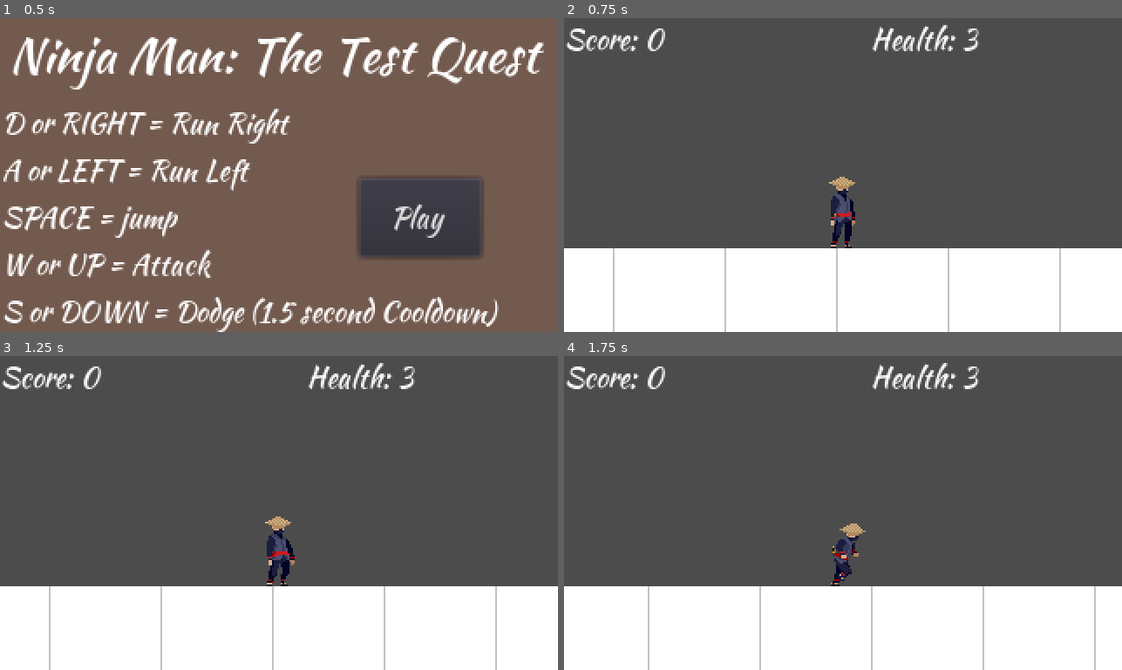
Above: before the commit, frames 1-4 (two rows, left to right).
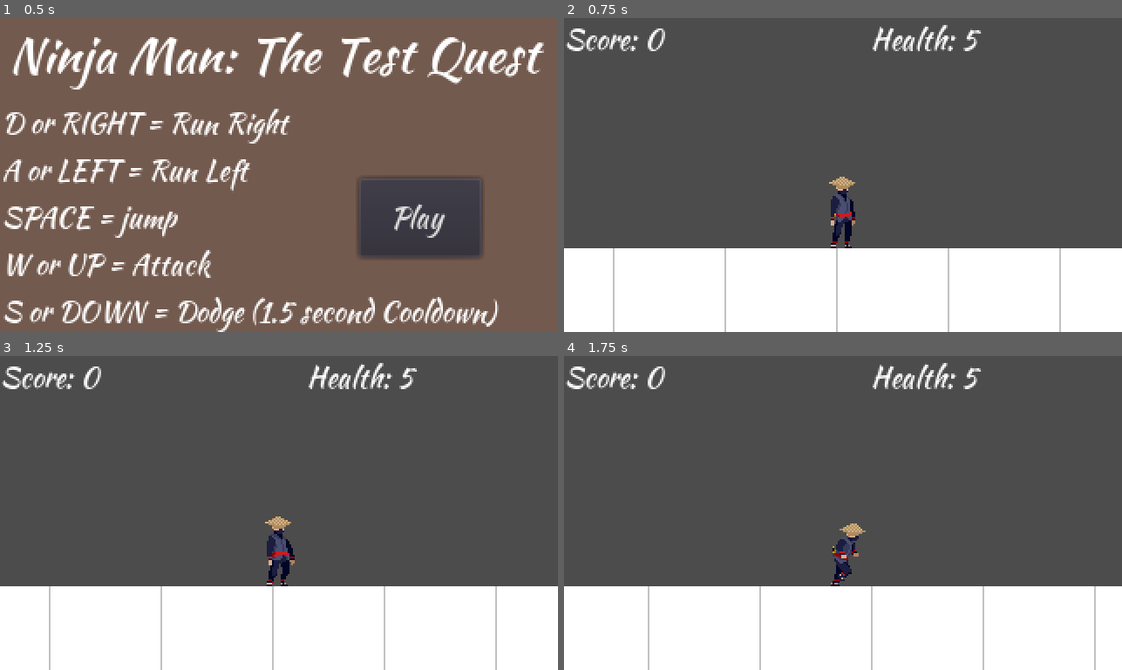
Above: after the commit, the same moments.

Repository: nateslagter/Ninja-Man-Quest-for-the-Shuriken
Game: Godot game, scene res://src/levels/mainMenu.tscn
Same seed, same stepped clock (60 frames per second), same inputs: the game is played once before the commit and once after it.
Inputs:
- Up to frame 1 (0.5 s): no input
- Up to frame 2 (0.75 s): click "Play" at 0.5 s
- Up to frame 3 (1.25 s): no input
- Up to frame 4 (1.75 s): hold Right (move_right) from 1.28 s (still down); tap Up (attack) at 1.35 s; tap Space (jump) at 1.52 s

Frame 1 is identical in both runs. In frame 2, 0.1% of the frame differs, in the area x 71-75%, y 3-11%; in frame 3, 0.1%; in frame 4, 0.1%.

Commit message:
Reset player health and score after new attempt at level

Diff:
--- a/src/actors/Player.tscn
+++ b/src/actors/Player.tscn
@@ -62,8 +62,7 @@
 "values": [ 21 ]
 }
 
-[sub_resource type="Animation" id=2]
-resource_name = "Idle"
+[sub_resource type="Animation" id=4]
 loop = true
 tracks/0/type = "value"
 tracks/0/path = NodePath("Sprite:frame")
@@ -78,8 +77,7 @@
 "values": [ 0, 1, 2, 3, 4, 5, 6 ]
 }
 
-[sub_resource type="Animation" id=3]
-resource_name = "Jump"
+[sub_resource type="Animation" id=5]
 length = 0.45
 tracks/0/type = "value"
 tracks/0/path = NodePath("Sprite:frame")
@@ -94,8 +92,7 @@
 "values": [ 19, 20, 21 ]
 }
 
-[sub_resource type="Animation" id=4]
-resource_name = "Walk"
+[sub_resource type="Animation" id=6]
 length = 0.8
 loop = true
 tracks/0/type = "value"
@@ -140,14 +137,14 @@
 [node name="AnimationPlayer" type="AnimationPlayer" parent="."]
 autoplay = "Idle"
 anims/Attack = SubResource( 1 )
-anims/Dodge = SubResource( 7 )
-anims/Fall = SubResource( 8 )
-anims/Idle = SubResource( 2 )
-anims/Jump = SubResource( 3 )
-anims/Walk = SubResource( 4 )
+anims/Dodge = SubResource( 2 )
+anims/Fall = SubResource( 3 )
+anims/Idle = SubResource( 4 )
+anims/Jump = SubResource( 5 )
+anims/Walk = SubResource( 6 )
 
 [node name="DamageAnimation" type="AnimationPlayer" parent="."]
-anims/Damaged = SubResource( 9 )
+anims/Damaged = SubResource( 7 )
 
 [node name="Sprite" type="Sprite" parent="."]
 texture = ExtResource( 1 )
--- a/src/levels/mainMenu.gd
+++ b/src/levels/mainMenu.gd
@@ -1,5 +1,7 @@
 extends Control
 
 func _on_PlayButton_pressed():
+	Globals.score = 0
+	Globals.health = 5
 	if get_tree().change_scene("res://src/levels/testLevel.tscn") != OK:
 		print ("An unexpected error occured while trying to switch to testLevel scene")
Not shown: 5 places in src/actors/Player.tscn that only renumber resources
